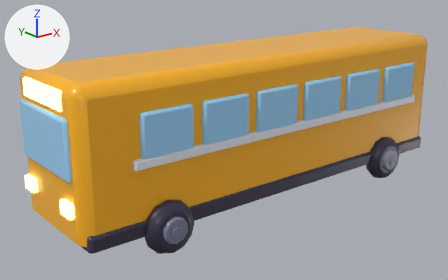
Two versions of the FBX model world_overhaul/export/vehicles/Depot_Bus.fbx, one commit apart.
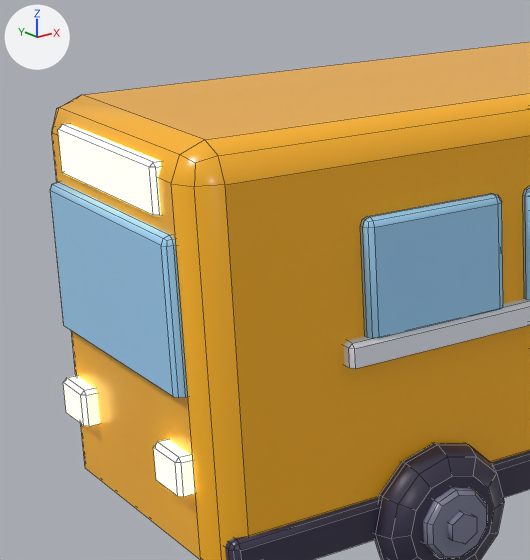
The first picture shows the older version from a camera (50 mm lens) standing at (-18.42, -20.88, 11.35) and looking at (-1.2, 0.65, 2.74). The close-ups show the older and then the newer version on the part from 0% to 46% of the width and 10% to 87% of the height of that picture. Only the edits that show in the close-ups are written down. Every picture has the same lights, and +X, +Y and +Z are marked at upper left. The close-ups show mesh edges as thin lines.

The first close-up shows 'Depot_Bus', 'Depot_Bus_Glow_GLOW_WARM'.
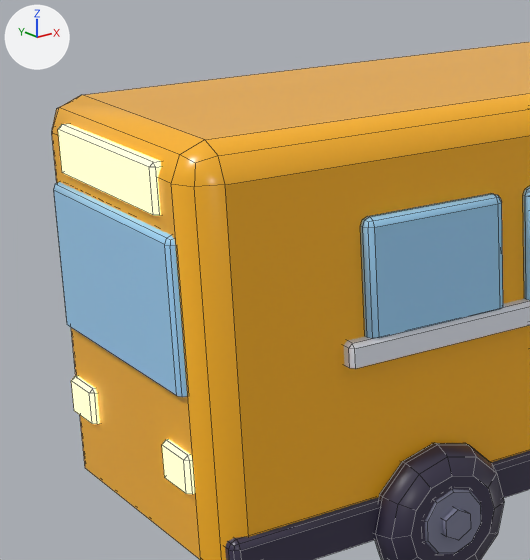
What differs and where, as boxes [x1, y1, x2, y2] in the close-ups (530 x 560 px; the box of a moved part takes in the faces that stretch with it):
'Depot_Bus', reshaped
    before: [50, 42, 530, 560]
    after: [52, 42, 530, 560]
'Depot_Bus_Glow_GLOW_WARM', surface changed, reshaped
    before: [58, 124, 195, 496]
    after: [58, 124, 195, 494]
part 1 of me_depot_bus_glow_glow_warm, moved or reshaped
    before: [63, 376, 100, 426]
    after: [71, 376, 100, 424]
part 2 of me_depot_bus_glow_glow_warm, moved or reshaped
    before: [153, 439, 195, 496]
    after: [162, 439, 195, 494]
part 3 of me_depot_bus, moved or reshaped
    before: [423, 487, 487, 559]
    after: [425, 489, 481, 554]
part 4 of me_depot_bus, moved or reshaped
    before: [448, 511, 477, 544]
    after: [442, 508, 471, 540]

Edits to the bpy script that builds the scene:
```text
Change mat_wo_glow_glow_warm:
    mat_wo_glow_glow_warm.emission_strength: 2.0 -> 1.2
Change me_depot_bus_glow_glow_warm:
    used by ob_depot_bus_glow_glow_warm; location = (0.0, 0.0, 0.0)
    remove me_depot_bus_glow_glow_warm.from_pydata(...)  # 60 vertices, 54 faces; spans x -10.23..-9.72, y -2.0..2.0, z 2.2..6.7
    add me_depot_bus_glow_glow_warm.from_pydata(...)  # 60 vertices, 54 faces; spans x -10.1..-9.72, y -2.0..2.0, z 2.2..6.7
    me_depot_bus_glow_glow_warm part 1: the loose piece of 20 vertices spanning x -10.23..-9.88, y 1.2..2.0, z 2.2..2.75 is scaled about its middle by (0.828, 1, 1), then moved by (0.1, 0.0, 0.0)
    me_depot_bus_glow_glow_warm part 2: the loose piece of 20 vertices spanning x -10.23..-9.88, y -2.0..-1.2, z 2.2..2.75 is scaled about its middle by (0.828, 1, 1), then moved by (0.1, 0.0, 0.0)
Change me_depot_bus:
    used by ob_depot_bus; location = (0.0, 0.0, 0.0)
    remove me_depot_bus.from_pydata(...)  # 1444 vertices, 1202 faces; spans x -10.1..10.2, y -3.3..3.3, z 0.0..7.0
    add me_depot_bus.from_pydata(...)  # 1444 vertices, 1202 faces; spans x -10.1..10.1, y -3.1..3.1, z 0.0..7.0
    me_depot_bus part 3: the loose piece of 40 vertices spanning x -7.0..-6.0, y -3.2..-2.9, z 0.6..1.7 is moved by (0.0, 0.1, 0.0)
    me_depot_bus part 4: the loose piece of 12 vertices spanning x -6.7..-6.3, y -3.3..-3.0, z 0.9..1.3 is moved by (0.0, 0.2, 0.0)
    other edits to the shape of me_depot_bus do not show in these pictures
```
